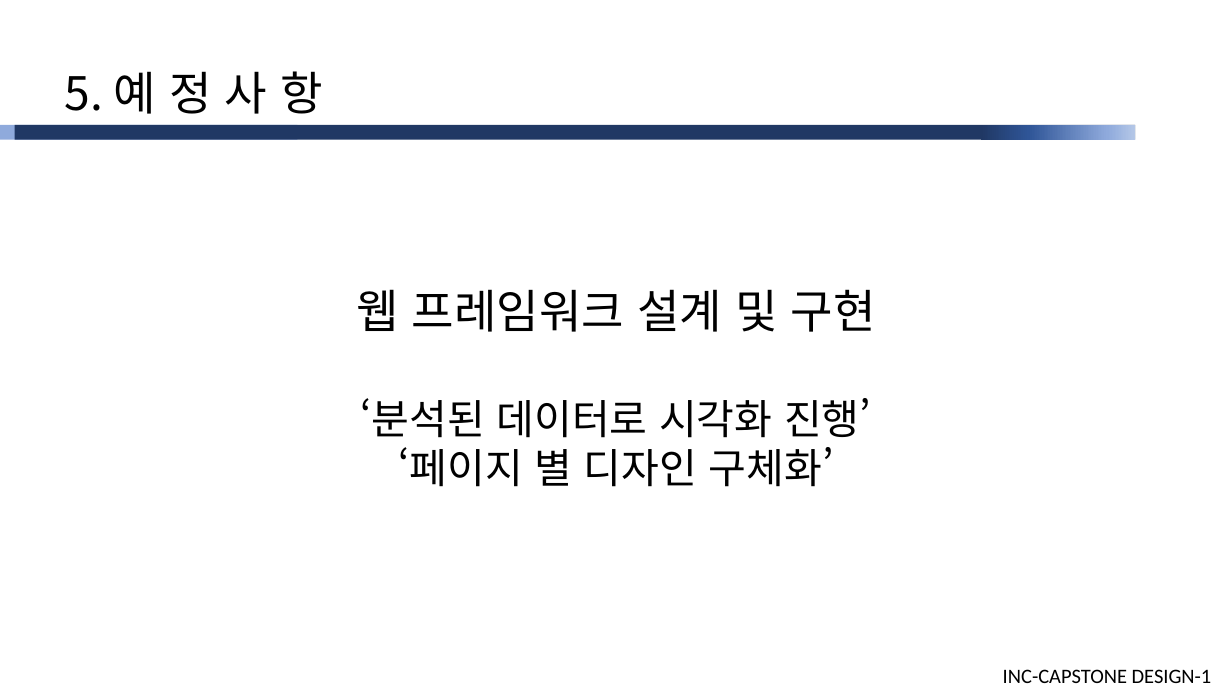
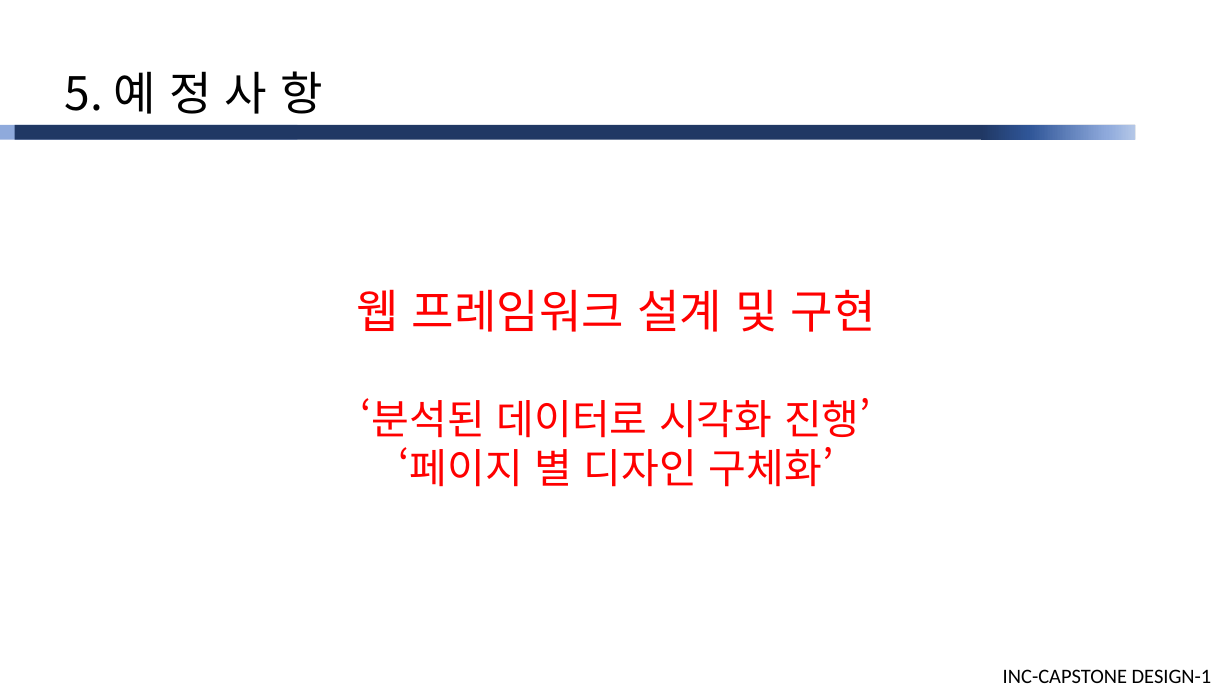
Before and after one commit to cutiecrab/CAR, a slide deck: slide 26 of 주차별 상세/10주/[피드백미반영]산학캡스톤디자인1_발표자료(10주).pptx (slide 22 before the commit). Drawn at 1232x693 pixels with LibreOffice and Linux fonts; fonts in the diff are those of the drawing. Boxes give left, top, right and bottom in pixels: in the first picture for what was removed or moved away, otherwise in the second. Text is boxed around its words. In the diff, an @@ line names an element or a change of style, - is before the commit and + after.

Commit message:
캡스톤디자인 10주차

```diff
--- a/주차별 상세/10주/[피드백미반영]산학캡스톤디자인1_발표자료(10주).pptx
+++ b/주차별 상세/10주/[피드백미반영]산학캡스톤디자인1_발표자료(10주).pptx
@@ text "웹 프레임워크 설계 및 구현" at (x1=356, y1=289, x2=876, y2=487): text colour #000000 to #FF0000 @@
```
Also in this commit, not shown: 20 other slides changed, 7 slides added, 3 slides removed.
